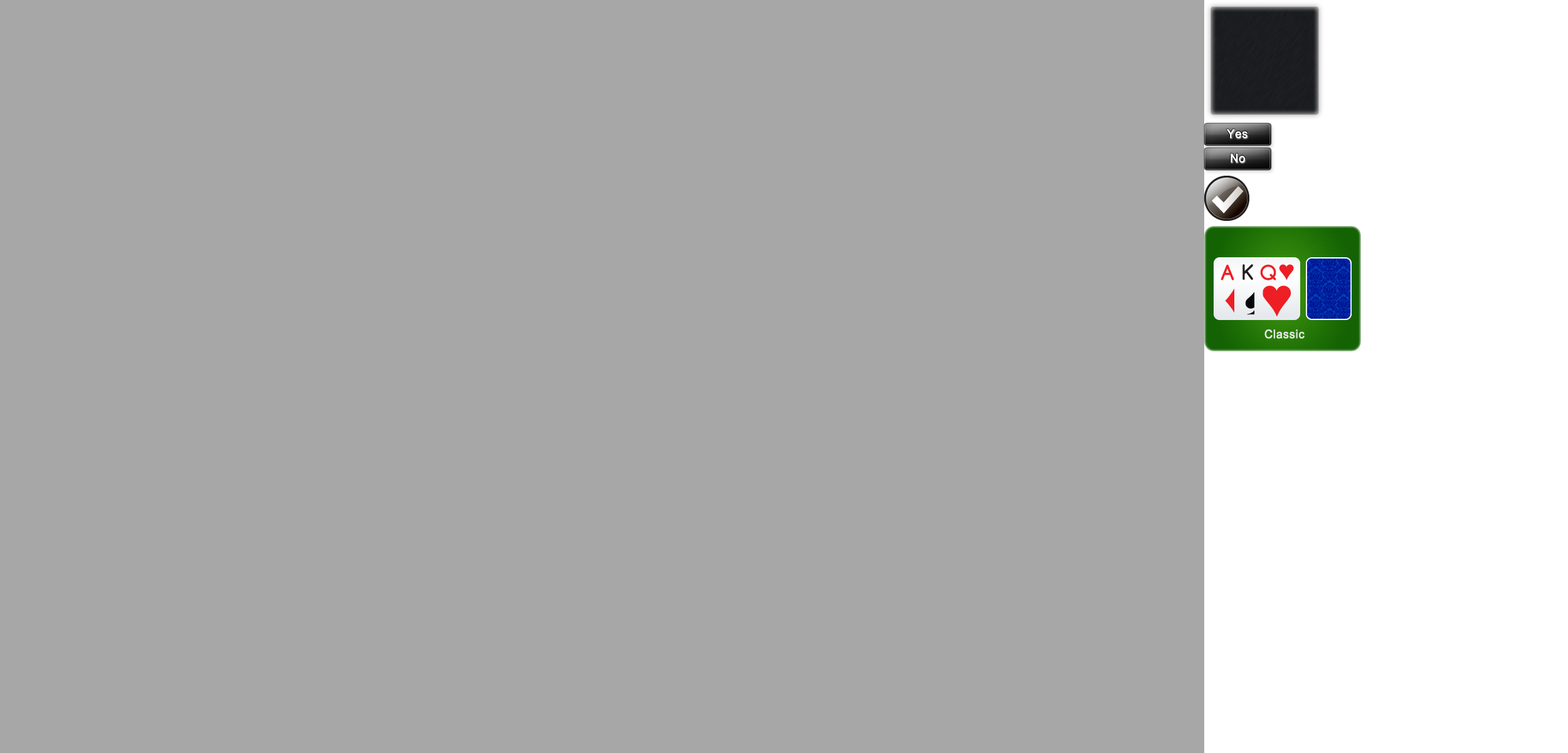
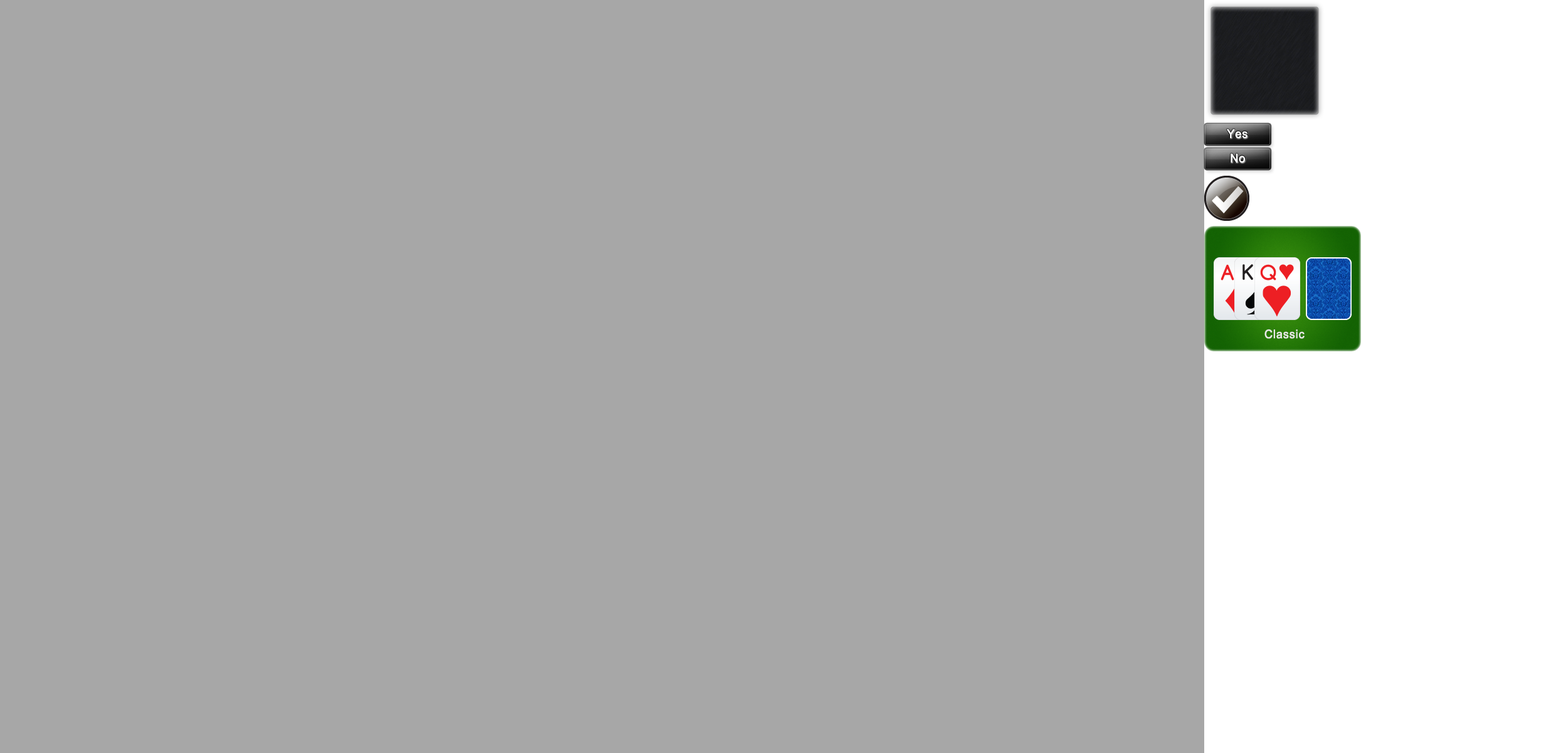
Layers edited between the first and the second 1568px x 753px image:
removed layer "Q" from group "classic" over [left=1254, top=257, right=1301, bottom=320]
removed layer "K" from group "classic" over [left=1234, top=257, right=1281, bottom=320]
removed layer "A" from group "classic" over [left=1213, top=257, right=1260, bottom=320]
removed layer "bg" from group "classic" over [left=1307, top=258, right=1351, bottom=319]
added layer "card_DQ" in group "classic" over [left=1254, top=257, right=1301, bottom=320]
added layer "card_HK" in group "classic" over [left=1234, top=257, right=1281, bottom=320]
added layer "card_SA" in group "classic" over [left=1213, top=257, right=1260, bottom=320]
added layer "cardplaybg" in group "classic" over [left=1307, top=258, right=1351, bottom=319]
